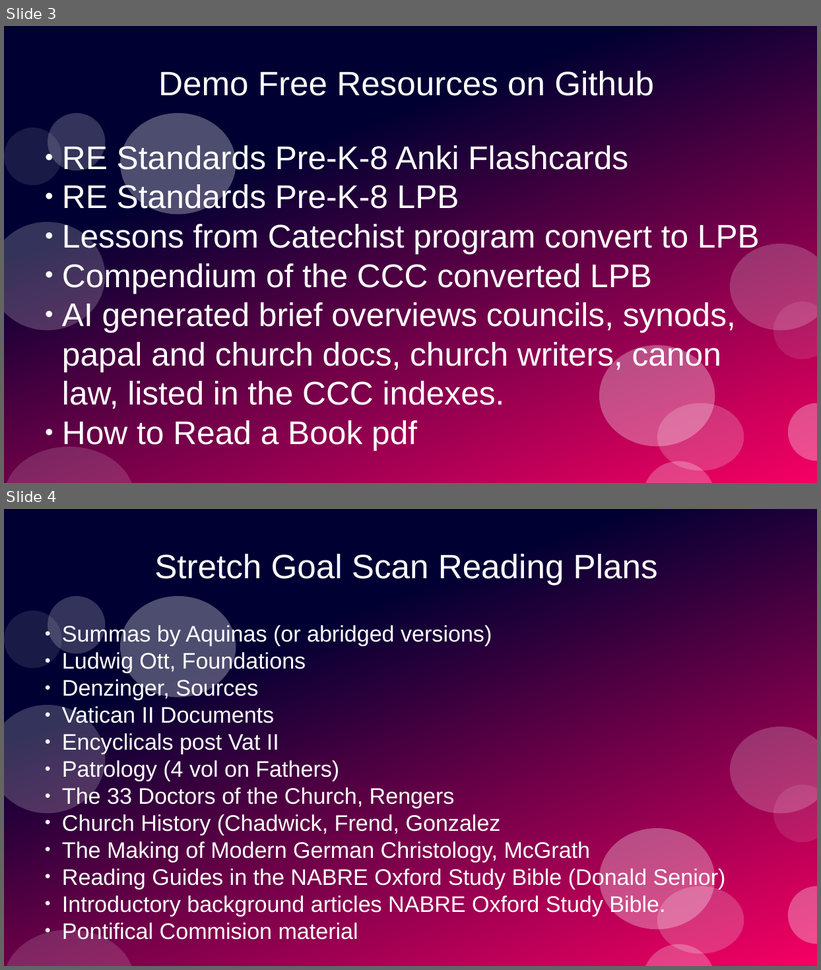
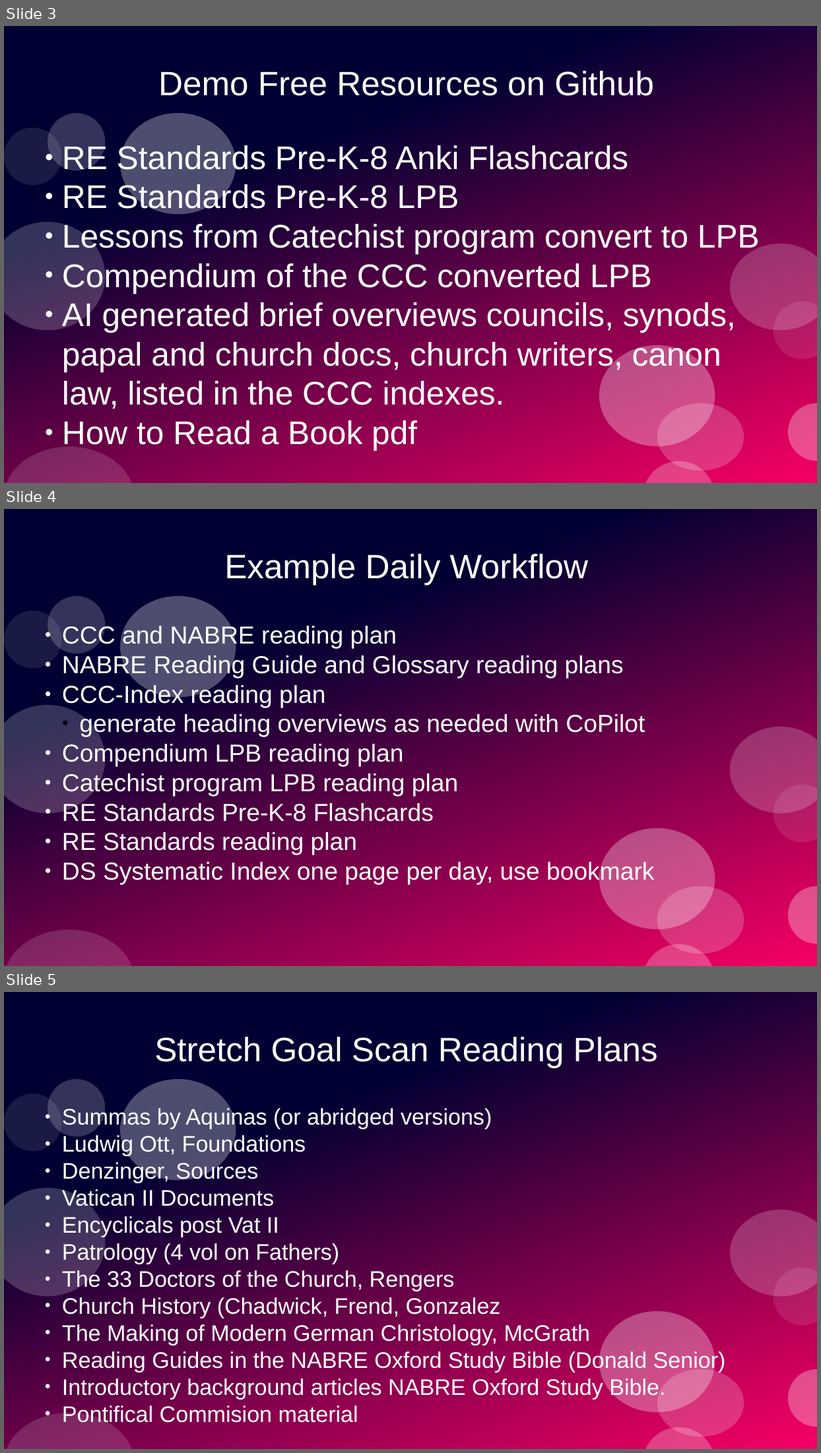
Before and after one commit to stevemac321/Catechist, a slide deck: Mastery.pptx. Shown one above the other, each under a label of ours: slides 3 and 4 before the commit, slides 3, 4 and 5 after it. The pictures are 821x970 and 821x1453 pixels, drawn with LibreOffice and Linux fonts; fonts in the diff are those of the drawing. Boxes give left, top, right and bottom in pixels: in the first picture for what was removed or moved away, otherwise in the second. Text is boxed around its words. In the diff, an @@ line names an element or a change of style, - is before the commit and + after.

```diff
--- a/Mastery.pptx
+++ b/Mastery.pptx
@@ slide 4 added at box(4, 509, 817, 966), background #FFFFFF; not listed: 12 template elements that a slide beside it also shows @@
@@ title added at box(224, 554, 589, 586), 33 pt, text #FFFFFF @@
+Example Daily Workflow
@@ subtitle added at box(62, 625, 655, 885), 24 pt, text #FFFFFF @@
+● CCC and NABRE reading plan
+● NABRE Reading Guide and Glossary reading plans
+● CCC-Index reading plan
+  ● generate heading overviews as needed with CoPilot
+● Compendium LPB reading plan
+● Catechist program LPB reading plan
+● RE Standards Pre-K-8 Flashcards
+● RE Standards reading plan
+● DS Systematic Index one page per day, use bookmark
@@ what was slide 4 is now slide 5 @@
```
Also in this commit, not shown: 1 slide changed, 1 other file.
